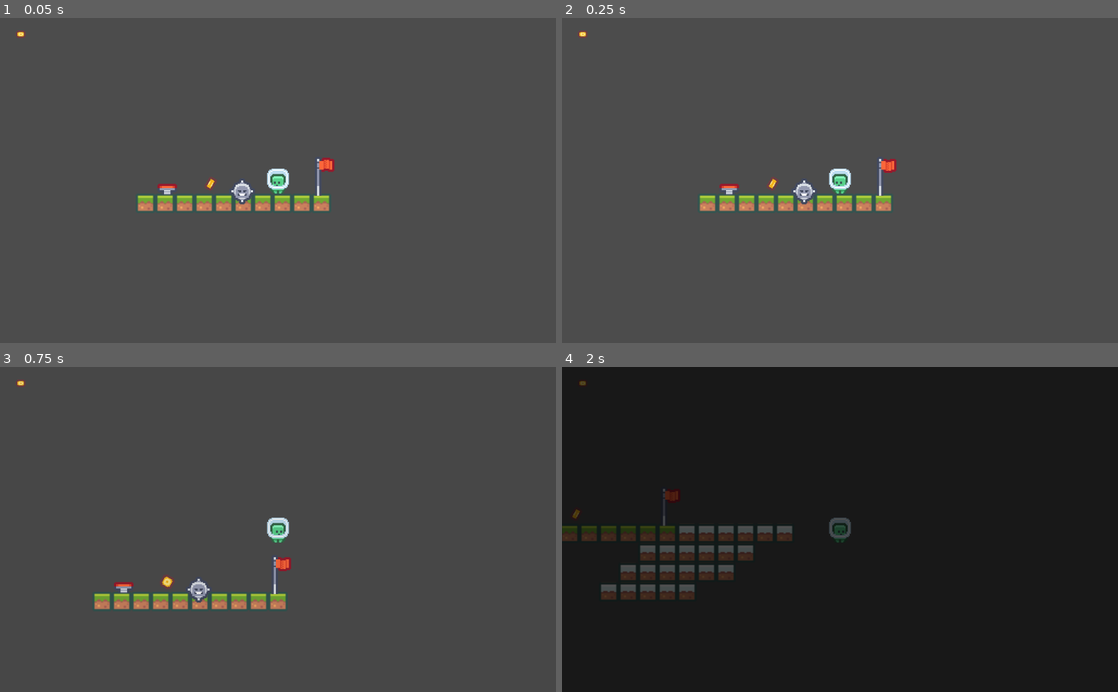
Above: before the commit, frames 1-4 (two rows, left to right).
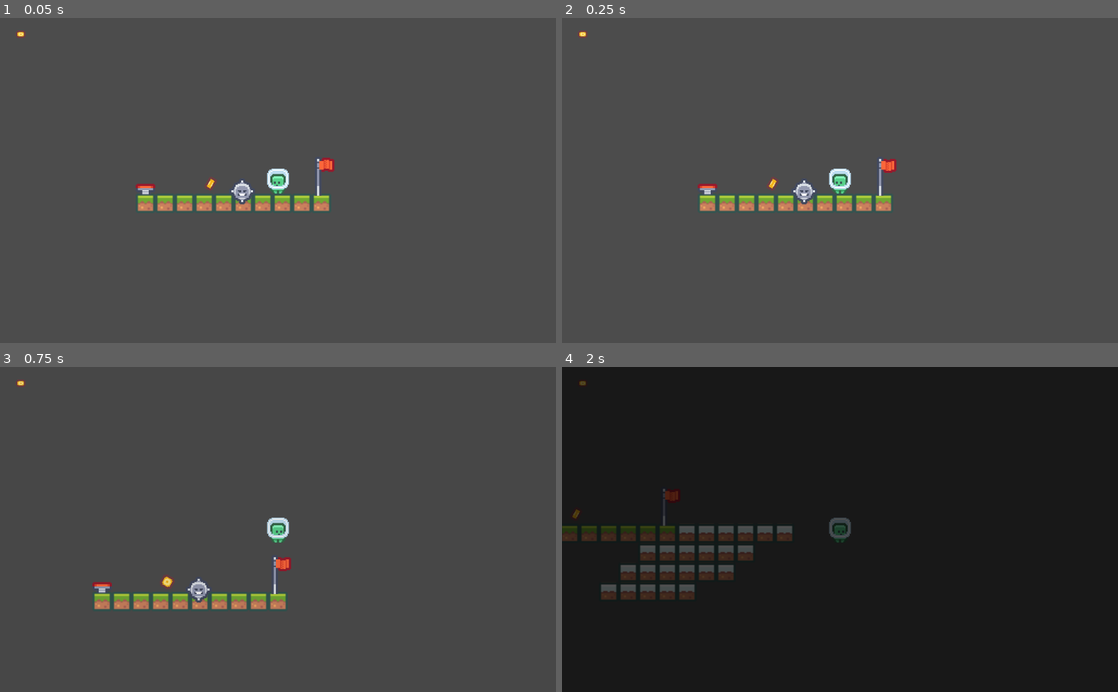
Above: after the commit, the same moments.

Repository: jlrm01-uni/PlatformerGame
Game: Godot game, scene res://levels/level1.tscn
The game is run twice, just before and just after one commit, with the same random seed, the same clock (stepped at 60 frames per second) and the same inputs.
Inputs:
- Up to frame 1 (0.05 s): no input
- Up to frame 2 (0.25 s): no input
- Up to frame 3 (0.75 s): tap Enter at 0.5 s; hold D (walk_right) from 0.53 s (still down); tap Space (jump) at 0.6 s
- Up to frame 4 (2 s): keep holding D (walk_right); tap Space (jump) at 0.77, 1.07, 1.35, 1.52, 1.82 s

The runs differ from the first frame. In frame 1, 0.2% of the frame differs, in the area x 24-32%, y 51-55%; in frame 2, 0.2%; in frame 3, 0.2%; in frame 4, nothing differs.

Commit message:
added a dummy enemy, adding death scene

Diff:
--- /dev/null
+++ b/DeathScreen.gd
@@ -0,0 +1,8 @@
+extends Control
+
+
+func _ready() -> void:
+	pass
+
+func reset_level():
+	get_tree().call_group("Level", "reset_level")
--- a/DeathScreen.tscn
+++ b/DeathScreen.tscn
@@ -1,10 +1,11 @@
-[gd_scene load_steps=3 format=2]
+[gd_scene load_steps=4 format=2]
 
 [ext_resource path="res://ingsat_100_pixels.tres" type="DynamicFont" id=1]
+[ext_resource path="res://DeathScreen.gd" type="Script" id=2]
 
 [sub_resource type="Animation" id=1]
 resource_name = "fade_in"
-length = 2.0
+length = 3.0
 tracks/0/type = "value"
 tracks/0/path = NodePath("Label:modulate")
 tracks/0/interp = 1
@@ -17,10 +18,25 @@
 "update": 0,
 "values": [ Color( 0.717647, 0.14902, 0.14902, 0 ), Color( 0.717647, 0.14902, 0.14902, 1 ) ]
 }
+tracks/1/type = "method"
+tracks/1/path = NodePath(".")
+tracks/1/interp = 1
+tracks/1/loop_wrap = true
+tracks/1/imported = false
+tracks/1/enabled = true
+tracks/1/keys = {
+"times": PoolRealArray( 3 ),
+"transitions": PoolRealArray( 1 ),
+"values": [ {
+"args": [  ],
+"method": "reset_level"
+} ]
+}
 
 [node name="DeathScreen" type="Control"]
 anchor_right = 1.0
 anchor_bottom = 1.0
+script = ExtResource( 2 )
 
 [node name="Label" type="Label" parent="."]
 modulate = Color( 0.717647, 0.14902, 0.14902, 1 )
--- a/Player.gd
+++ b/Player.gd
@@ -51,15 +51,22 @@
 	set_idle(true)
 
 func set_idle(value):
-	if value:
-		$Label.visible = true
-	else:
-		if is_on_floor():
-			idle_timer.start()
-			$Label.visible = false
+	if not is_disabled:
+		if value:
+			$Label.visible = true
+		else:
+			if is_on_floor():
+				idle_timer.start()
+				$Label.visible = false
 
 func jump(boost=1):
 	velocity.y = - jump_force * boost
 
 func die():
-	print("I'm supposed to be dying!")
+	if is_dying:
+		return
+	else:
+		is_dying = true
+		is_disabled = true
+
+	get_tree().call_group("Level", "show_death_animation")
--- a/Player.tscn
+++ b/Player.tscn
@@ -6,7 +6,7 @@
 [sub_resource type="CapsuleShape2D" id=1]
 height = 4.0
 
-[node name="Player" type="KinematicBody2D"]
+[node name="Player" type="KinematicBody2D" groups=["Player"]]
 collision_layer = 2
 collision_mask = 61
 script = ExtResource( 2 )
--- a/levels/level.gd
+++ b/levels/level.gd
@@ -9,3 +9,12 @@
 
 func _process(delta: float) -> void:
 	coin_bag_label.text = str(Global.player_coins)
+
+func show_death_animation():
+	var death_screen = load("res://DeathScreen.tscn")
+
+	var death_screen_instance = death_screen.instance()
+	canvas_layer.add_child(death_screen_instance)
+
+func reset_level():
+	get_tree().reload_current_scene()
--- a/levels/level1.tscn
+++ b/levels/level1.tscn
@@ -133,7 +133,7 @@
 } ]
 4/z_index = 0
 
-[node name="level" type="Node2D"]
+[node name="level" type="Node2D" groups=["Level"]]
 script = ExtResource( 6 )
 
 [node name="TileMap" type="TileMap" parent="."]
@@ -165,8 +165,8 @@
 [node name="HBoxContainer" type="HBoxContainer" parent="CanvasLayer/MarginContainer"]
 margin_left = 20.0
 margin_top = 20.0
-margin_right = 119.0
-margin_bottom = 130.0
+margin_right = 172.0
+margin_bottom = 218.0
 
 [node name="CoinBagLabel" type="Label" parent="CanvasLayer/MarginContainer/HBoxContainer"]
 unique_name_in_owner = true
@@ -188,7 +188,7 @@
 scene_to_load = ExtResource( 8 )
 
 [node name="JumpPad" parent="." instance=ExtResource( 9 )]
-position = Vector2( -25, 46 )
+position = Vector2( -45, 46 )
 
 [node name="Spikey" parent="." instance=ExtResource( 10 )]
 position = Vector2( 44, 52 )
